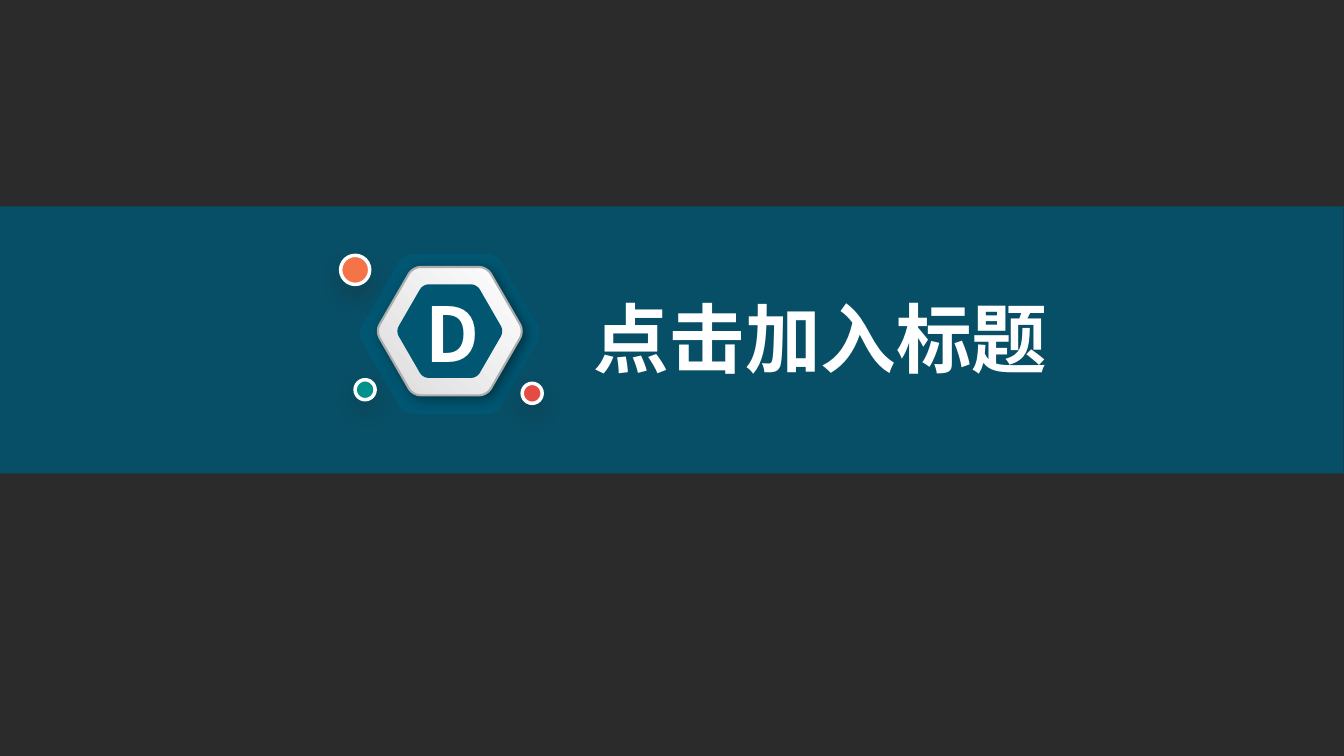
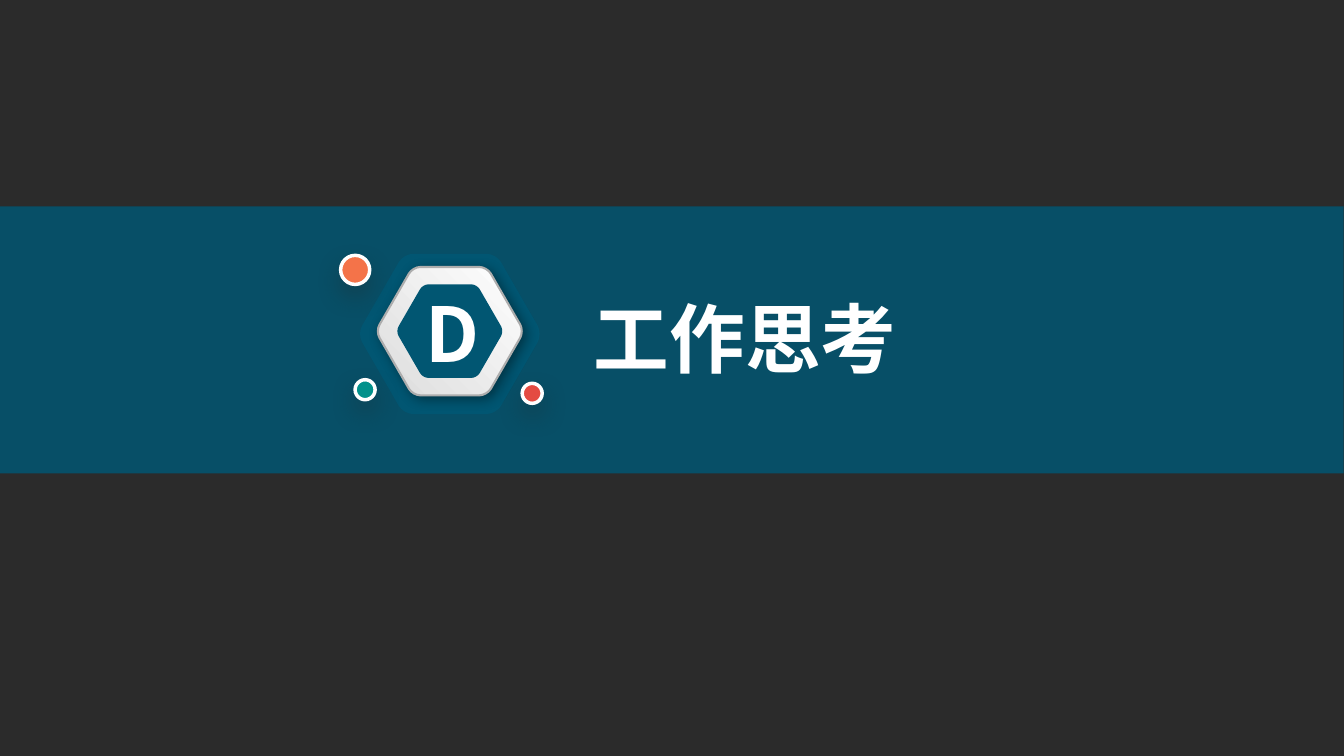
Before and after one commit to TinyWorker/speechless.github.io, a slide deck: slide 14 of images/通用商务.pptx (slide 18 before the commit). Drawn at 1344x756 pixels with LibreOffice and Linux fonts; fonts in the diff are those of the drawing; background and template pictures are left out; a plain dark background stands for a picture behind light text. Boxes give left, top, right and bottom in pixels: in the first picture for what was removed or moved away, otherwise in the second. Text is boxed around its words. In the diff, an @@ line names an element or a change of style, - is before the commit and + after.

```diff
--- a/images/通用商务.pptx
+++ b/images/通用商务.pptx
@@ text at (x1=594, y1=302, x2=896, y2=374): text changed @@
-点击加入标题
+工作思考
```
Also in this commit, not shown: 4 other slides changed, 2 slides added, 2 slides removed.
